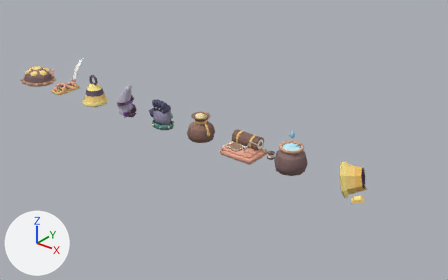
An edit to the glTF model assets/models/charms.glb, drawn before and after from the same camera.
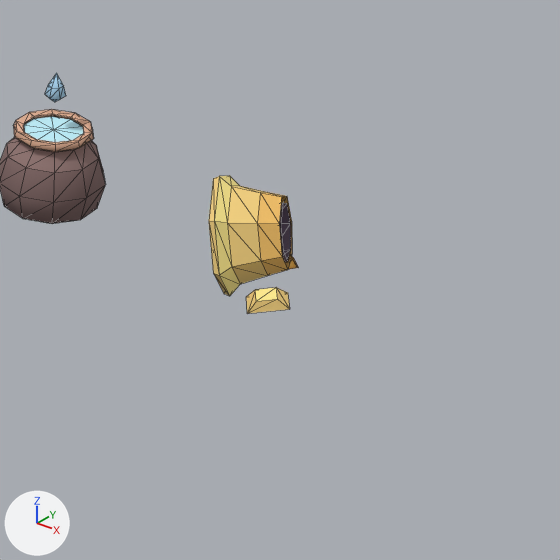
Old and new are each drawn whole from a 50 mm camera at (4.37, -4.39, 2.81) aimed at (0.68, 0.22, -0.05) and again close up on the part from 61% to 100% of the width and 38% to 100% of the height. Lighting does not change. The marker at lower left points along +X, +Y and +Z. The first two pictures are the older version. The close-ups show mesh edges as thin lines.

The first close-up shows 'bellshard', 'jar'.
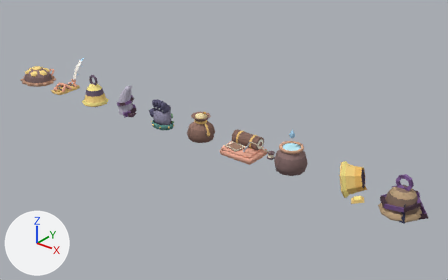
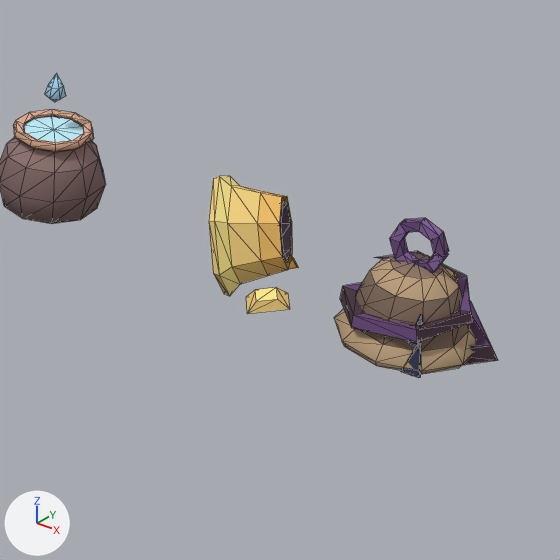
The newer file is also turned or shifted as a whole; pictures and numbers use the older file's frame.

Pixel boxes [x1, y1, x2, y2] of what changed, in the close-ups (560 x 560 px):
'stillbell', added (beige)
    after: [334, 218, 498, 378]

Edits to the bpy script that builds the scene:
```text
Add me_stillbell:
    me_stillbell.from_pydata(...)  # 193 vertices, 342 faces; spans x 2.285..2.706, y -0.186..0.206, z -0.069..0.346
    me_stillbell.materials.append(mat_charms_mat)  # picture img_charms_atlas
Add ob_stillbell:
    ob_stillbell = bpy.data.objects.new('stillbell', me_stillbell)
    ob_stillbell.location = (0.275, 0.0, 0.0)
```
